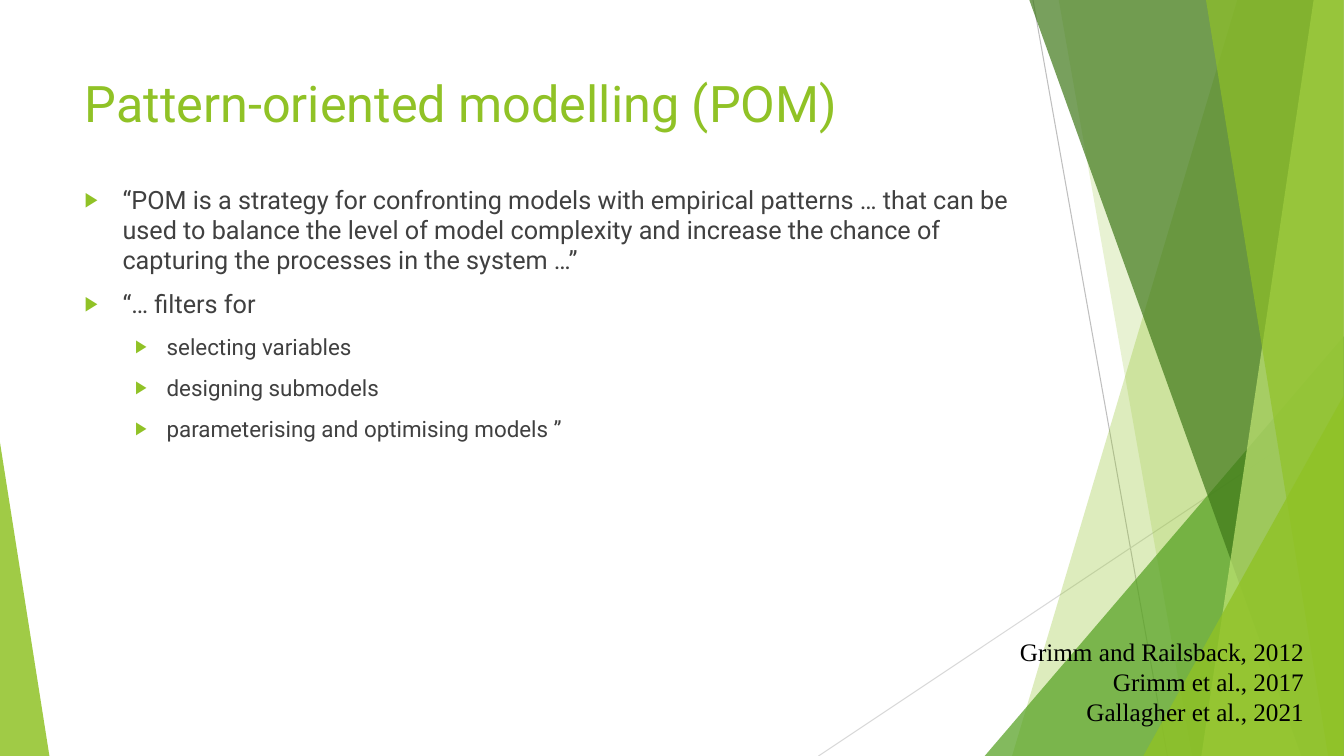
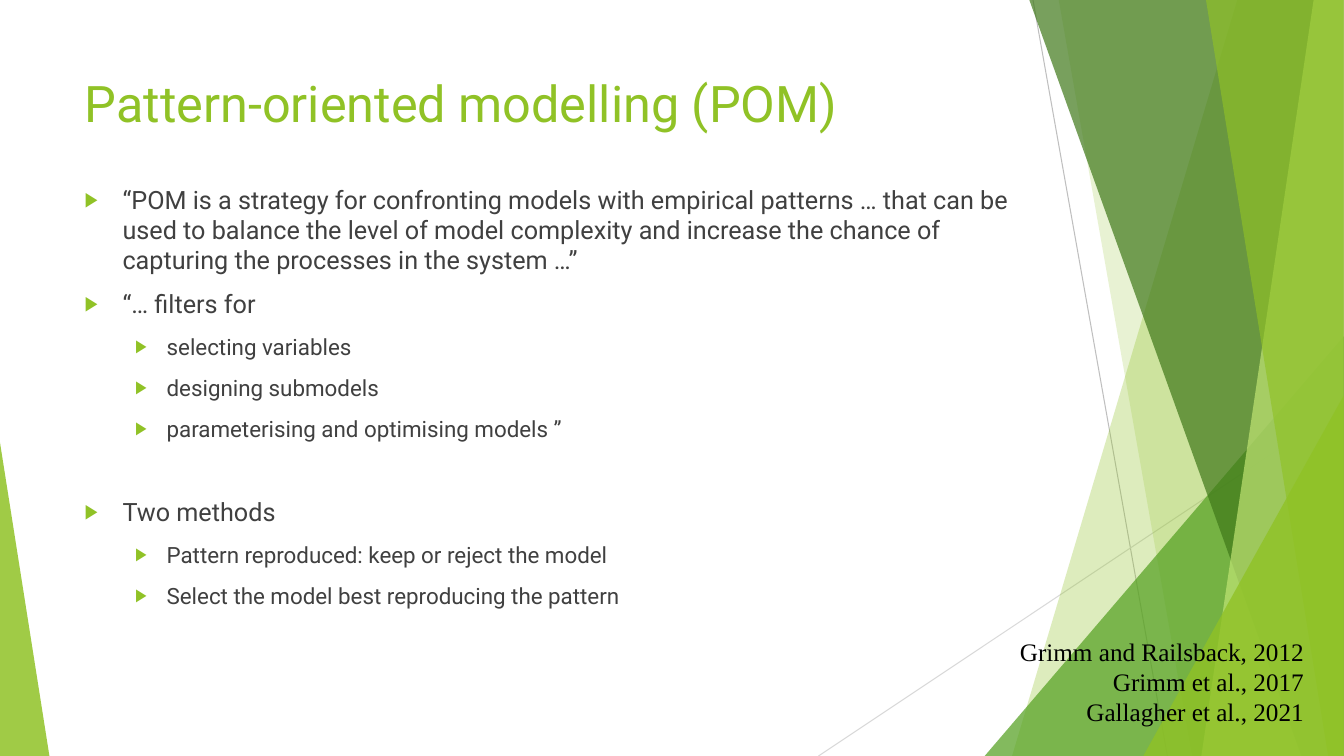
Before and after one commit to SarahBauduin/formation_IBM_NetLogoR, a slide deck: slide 14 of docs/slides/4_Parameter.pptx (slide 13 before the commit). Drawn at 1344x756 pixels with LibreOffice and Linux fonts; fonts in the diff are those of the drawing. Boxes give left, top, right and bottom in pixels: in the first picture for what was removed or moved away, otherwise in the second. Text is boxed around its words. In the diff, an @@ line names an element or a change of style, - is before the commit and + after.

```diff
--- a/docs/slides/4_Parameter.pptx
+++ b/docs/slides/4_Parameter.pptx
@@ text at box(123, 502, 619, 609): paragraphs added @@
+▶ Two methods
+  ▶ Pattern reproduced: keep or reject the model
+  ▶ Select the model best reproducing the pattern
```
Also in this commit, not shown: 7 other slides changed, 1 slide added, 19 other files.
